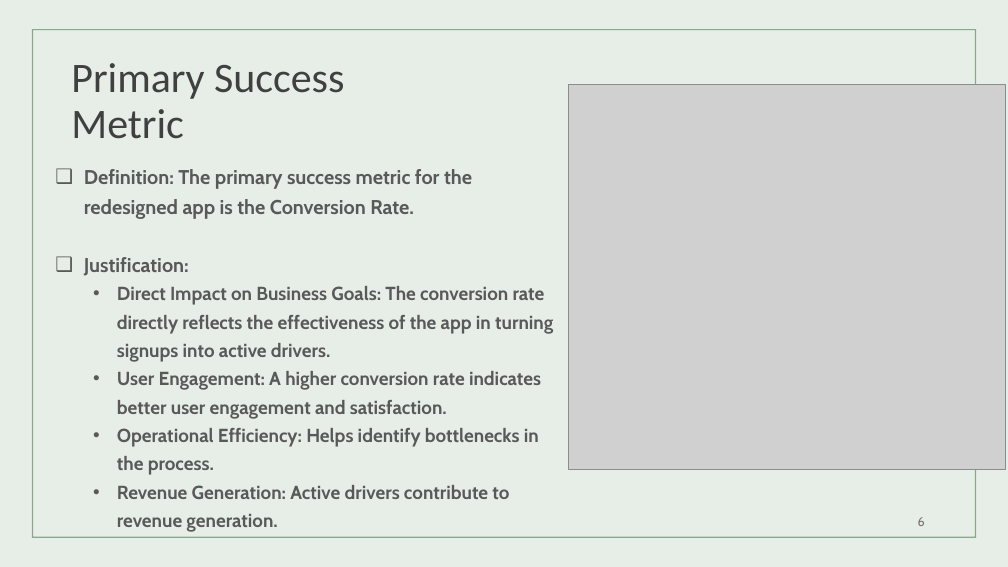
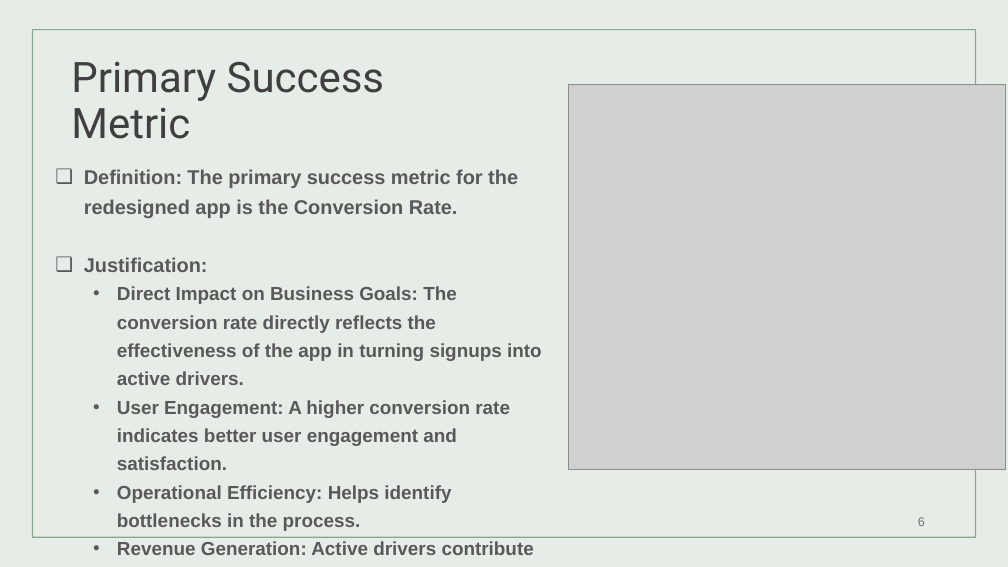
Before and after one commit to drpreetyrai/A-B_Testing, a slide deck: slide 6 of AB_Testing/Uber A_B testing.pptx. Drawn at 1008x567 pixels with LibreOffice and Linux fonts; fonts in the diff are those of the drawing; grey boxes stand for pictures. Boxes give left, top, right and bottom in pixels: in the first picture for what was removed or moved away, otherwise in the second. Text is boxed around its words. In the diff, an @@ line names an element or a change of style, - is before the commit and + after.

Commit message:
changes added

```diff
--- a/AB_Testing/Uber A_B testing.pptx
+++ b/AB_Testing/Uber A_B testing.pptx
@@ background #E7EEE8 to #E6EDE7 @@
@@ title "Primary Success Metric" at bbox=[71, 61, 385, 139]: font Calibri to Roboto, text colour #404040 to #3F3F3F @@
@@ text "Definition: The primary success metric ..." at bbox=[84, 169, 542, 555]: font Cabin to Arial @@
```
Also in this commit, not shown: 17 other slides changed.
